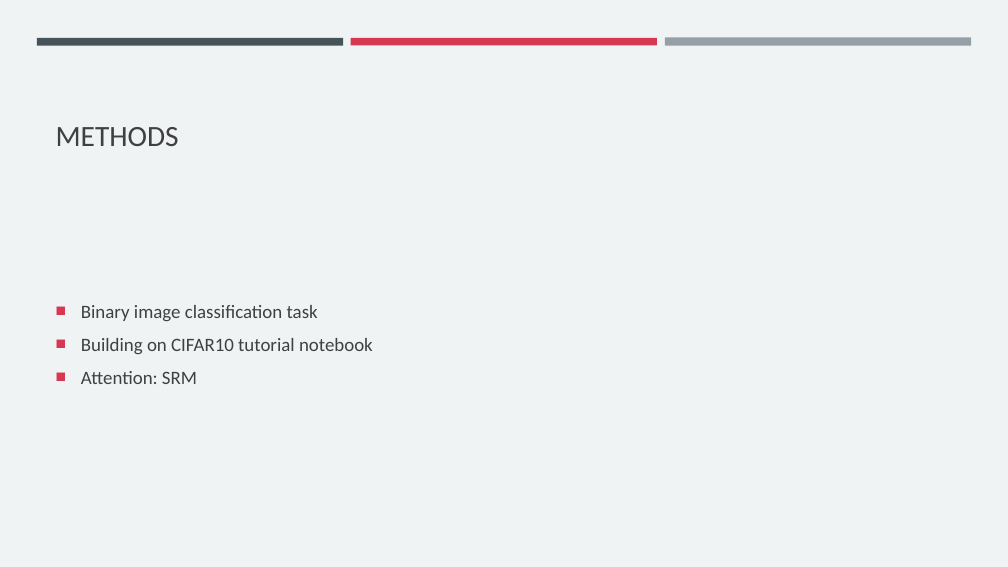
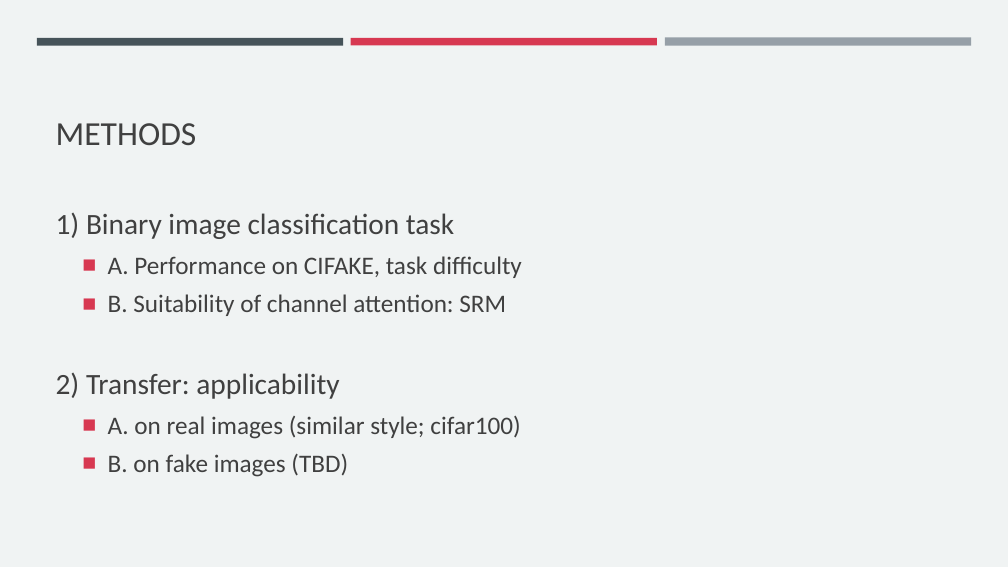
Before and after one commit to jshrdt/aics-project, a slide deck: slide 8 of paper/aics_ppp.pptx (slide 5 before the commit). Drawn at 1008x567 pixels with LibreOffice and Linux fonts; fonts in the diff are those of the drawing. Boxes give left, top, right and bottom in pixels: in the first picture for what was removed or moved away, otherwise in the second. Text is boxed around its words. In the diff, an @@ line names an element or a change of style, - is before the commit and + after.

Commit message:
cifar100 transfer, pptx update

```diff
--- a/paper/aics_ppp.pptx
+++ b/paper/aics_ppp.pptx
@@ title "METHODS" at box(56, 123, 197, 145): size 28 to 32 pt @@
@@ text at box(56, 213, 522, 477): text changed; size 18 to 24 pt @@
-■ Binary image classification task
-■ Building on CIFAR10 tutorial notebook
-■ Attention: SRM
+1) Binary image classification task
+  ■ A. Performance on CIFAKE, task difficulty
+  ■ B. Suitability of channel attention: SRM
+2) Transfer: applicability
+  ■ A. on real images (similar style; cifar100)
+  ■ B. on fake images (TBD)
```
Also in this commit, not shown: 5 other slides changed, 12 slides added, 11 other files.
